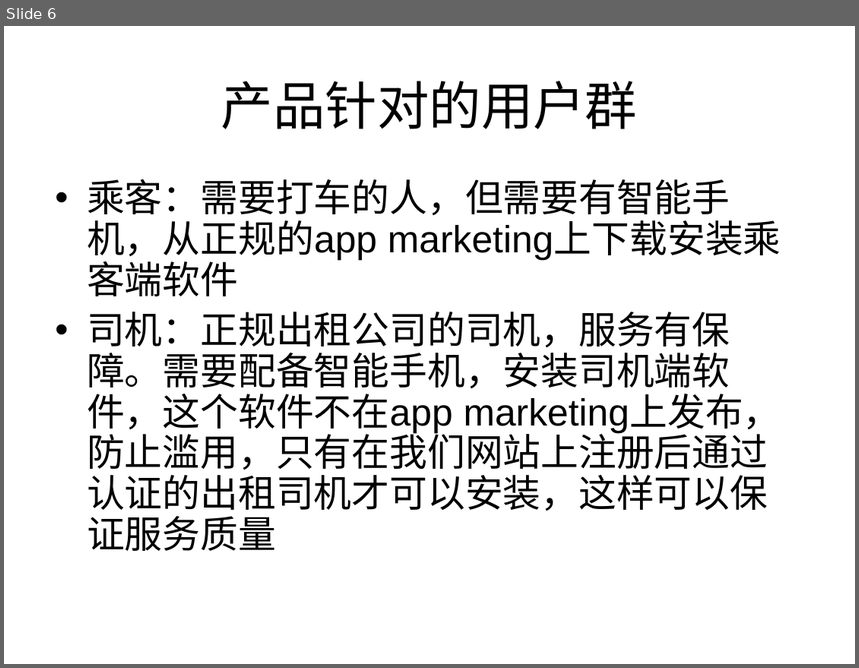
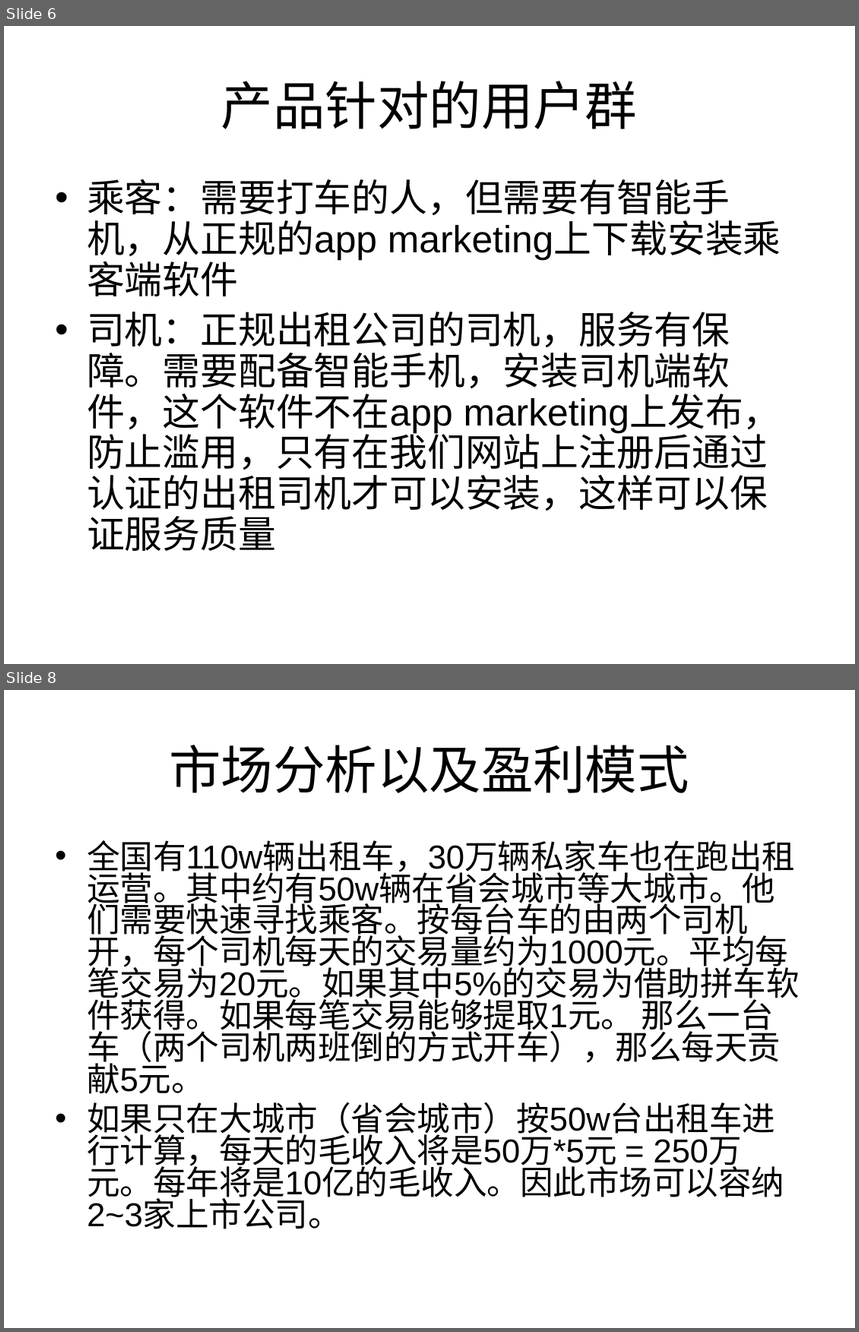
Before and after one commit to uwitec/icallcenter, a slide deck: callcenter/doc/商业计划书.ppt. Shown one above the other, each under a label of ours: slide 6 before the commit, slides 6 and 8 after it; the slides between them are not shown. The pictures are 859x668 and 859x1332 pixels, drawn with LibreOffice and Linux fonts; fonts in the diff are those of the drawing. Boxes give left, top, right and bottom in pixels: in the first picture for what was removed or moved away, otherwise in the second. Text is boxed around its words. In the diff, an @@ line names an element or a change of style, - is before the commit and + after.

```diff
--- a/callcenter/doc/商业计划书.ppt
+++ b/callcenter/doc/商业计划书.ppt
@@ slide 8 added at box(4, 690, 855, 1328), background #FFFFFF @@
@@ title added at box(169, 745, 689, 793), 44 pt, text #000000 @@
+市场分析以及盈利模式
@@ text added at box(87, 840, 800, 1230), 28 pt, text #000000 @@
+• 全国有110w辆出租车，30万辆私家车也在跑出租运营。其中约有50w辆在省会城市等大城市。他们需要快速寻找乘客。按每台车的由两个司机开，每个司机每天的交易量约为1000元。平均每笔交易为20元。如果其中5%的交易为借助拼车软件获得。如果每笔交易能够提取1元。 那么一台车（两个司机两班倒的方式开车），那么每天贡献5元。
+• 如果只在大城市（省会城市）按50w台出租车进行计算，每天的毛收入将是50万*5元 = 250万元。每年将是10亿的毛收入。因此市场可以容纳2~3家上市公司。
```
Also in this commit, not shown: 2 slides changed, 5 other slides added.
